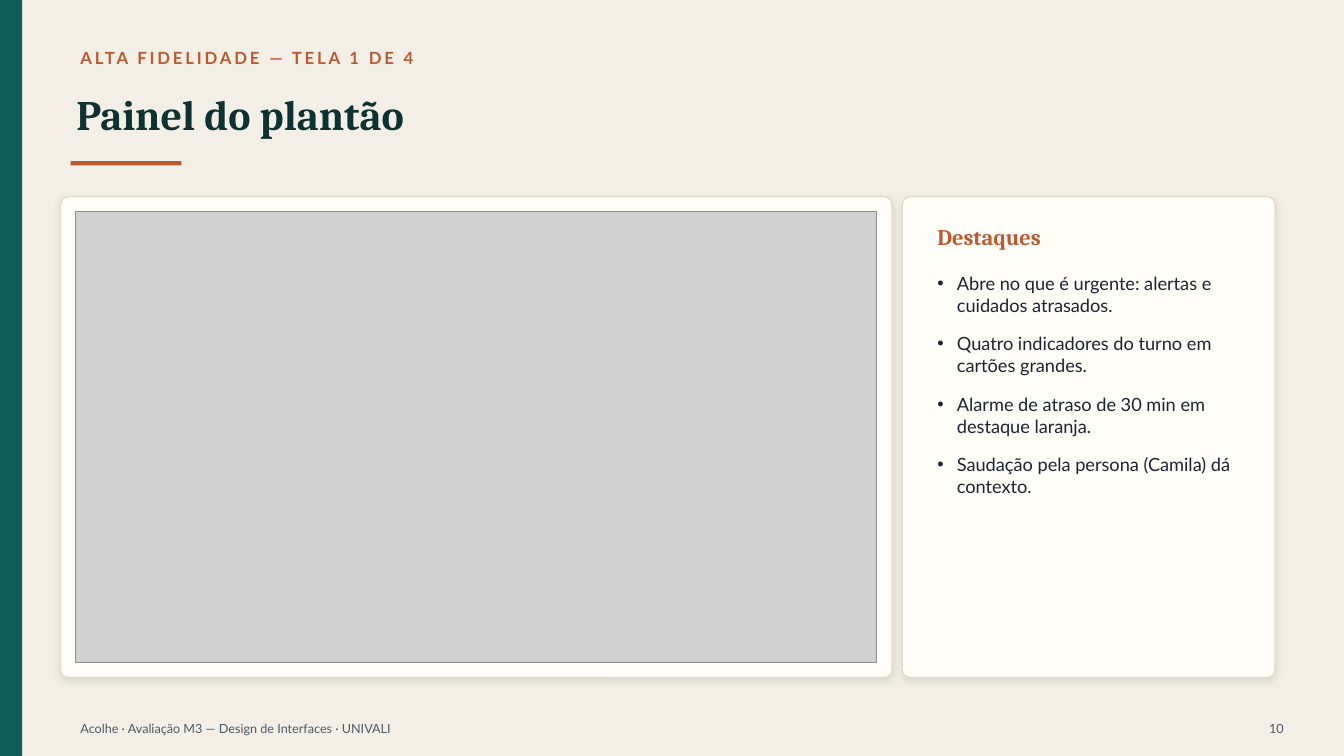
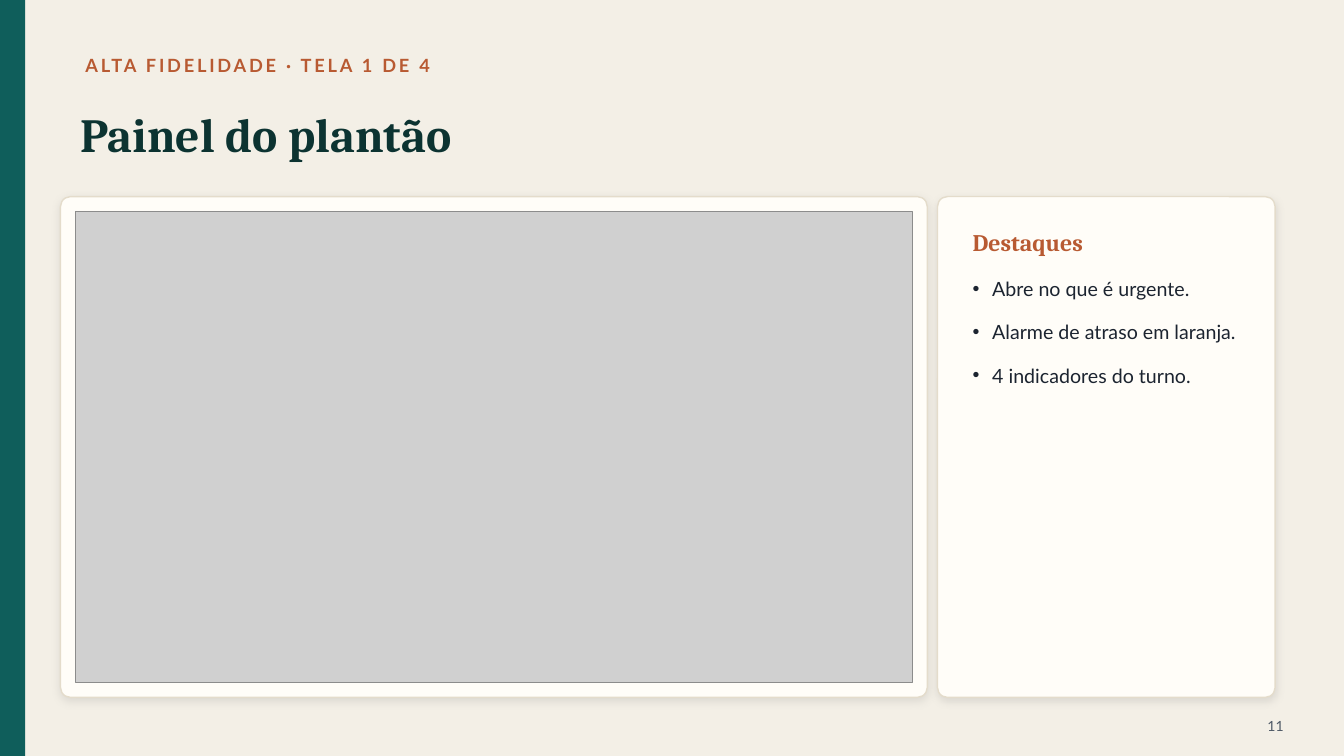
Before and after one commit to jbr121/acolhe-ilpi, a slide deck: slide 12 of apresentacao/Acolhe-Apresentacao-M3.pptx (slide 11 before the commit). Drawn at 1344x756 pixels with LibreOffice and Linux fonts; fonts in the diff are those of the drawing; grey boxes stand for pictures. Boxes give left, top, right and bottom in pixels: in the first picture for what was removed or moved away, otherwise in the second. Text is boxed around its words. In the diff, an @@ line names an element or a change of style, - is before the commit and + after.

```diff
--- a/apresentacao/Acolhe-Apresentacao-M3.pptx
+++ b/apresentacao/Acolhe-Apresentacao-M3.pptx
@@ text at bbox=[362, 59, 430, 72]: text changed; size 12 to 13 pt @@
-ALTA FIDELIDADE — TELA 1 DE 4
+ALTA FIDELIDADE · TELA 1 DE 4
@@ text "Painel do plantão": place and size @@
-text "Painel do plantão" at bbox=[76, 101, 404, 139]
+text "Painel do plantão" at bbox=[80, 119, 451, 162]
@@ text "Painel do plantão" at bbox=[80, 119, 451, 162]: size 30 to 34 pt @@
@@ line removed from (71, 163) to (181, 163) @@
@@ rounded rectangle: place and size @@
-rounded rectangle at bbox=[60, 197, 892, 678]
+rounded rectangle at bbox=[60, 197, 928, 698]
@@ rounded rectangle at bbox=[60, 197, 928, 698]: proportions changed @@
@@ rounded rectangle at bbox=[938, 197, 1275, 698]: proportions changed @@
@@ rounded rectangle: place and size @@
-rounded rectangle at bbox=[902, 197, 1275, 678]
+rounded rectangle at bbox=[938, 197, 1275, 698]
@@ picture: place and size @@
-picture at bbox=[76, 212, 877, 662]
+picture at bbox=[76, 212, 912, 683]
@@ text "Destaques": place and size @@
-text "Destaques" at bbox=[937, 230, 1041, 250]
+text "Destaques" at bbox=[973, 235, 1083, 256]
@@ text "Destaques" at bbox=[973, 235, 1083, 256]: size 16 to 17 pt @@
@@ text at bbox=[992, 281, 1235, 383]: text changed; size 13 to 14 pt @@
-• Abre no que é urgente: alertas e cuidados atrasados.
-• Quatro indicadores do turno em cartões grandes.
-• Alarme de atraso de 30 min em destaque laranja.
-• Saudação pela persona (Camila) dá contexto.
+• Abre no que é urgente.
+• Alarme de atraso em laranja.
+• 4 indicadores do turno.
@@ text removed at bbox=[80, 724, 391, 736] @@
-Acolhe · Avaliação M3 — Design de Interfaces · UNIVALI
@@ text added at bbox=[1267, 721, 1283, 731], 10 pt, text #4E5966 @@
+11
@@ text removed at bbox=[1269, 724, 1284, 733] @@
-10
```
Also in this commit, not shown: 12 other slides changed, 7 slides added, 6 slides removed, 1 other file.
